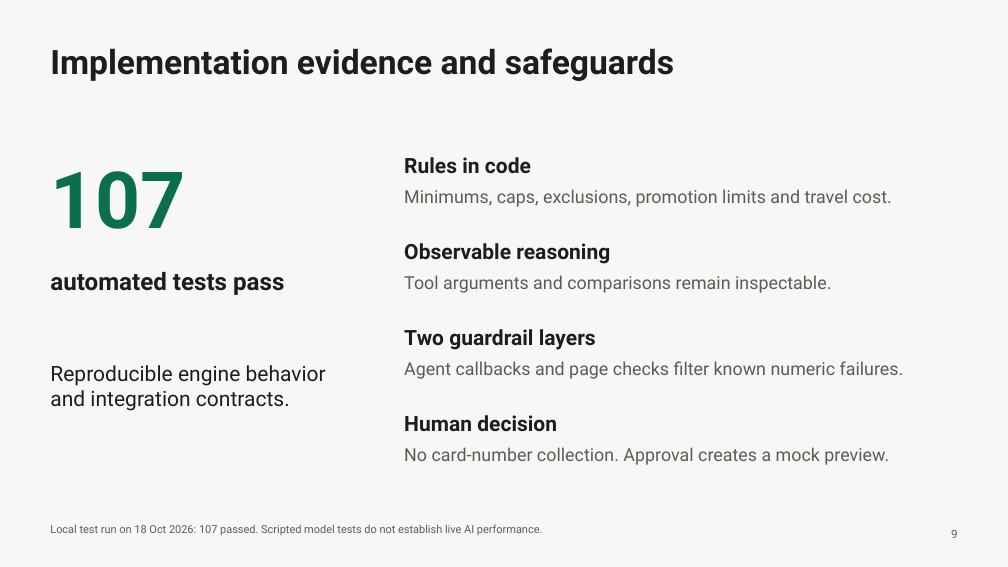
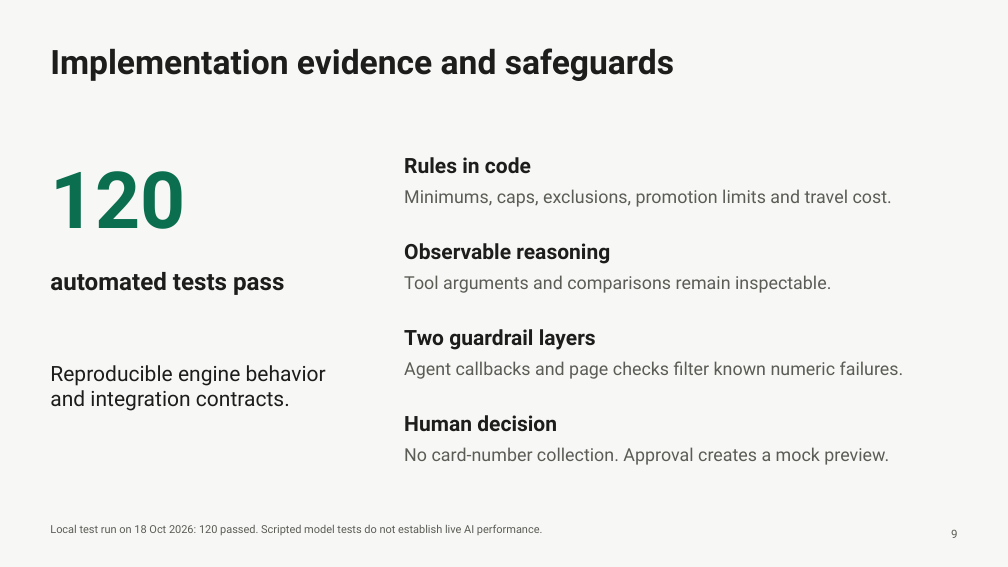
Before and after one commit to nyogendran/savvy-cart-ai, a slide deck: slide 9 of docs/submission/Savvy-Cart-AI-gTaprobane-Final.pptx. Drawn at 1008x567 pixels with LibreOffice and Linux fonts; fonts in the diff are those of the drawing. Boxes give left, top, right and bottom in pixels: in the first picture for what was removed or moved away, otherwise in the second. Text is boxed around its words. In the diff, an @@ line names an element or a change of style, - is before the commit and + after.

```diff
--- a/docs/submission/Savvy-Cart-AI-gTaprobane-Final.pptx
+++ b/docs/submission/Savvy-Cart-AI-gTaprobane-Final.pptx
@@ text at [50,171,185,229]: text changed @@
-107
+120
@@ text at [50,524,543,535]: text changed @@
-Local test run on 18 Oct 2026: 107 passed. Scripted model tests do not establish live AI performance.
+Local test run on 18 Oct 2026: 120 passed. Scripted model tests do not establish live AI performance.
```
Also in this commit, not shown: 5 other slides changed, 1 other file.
